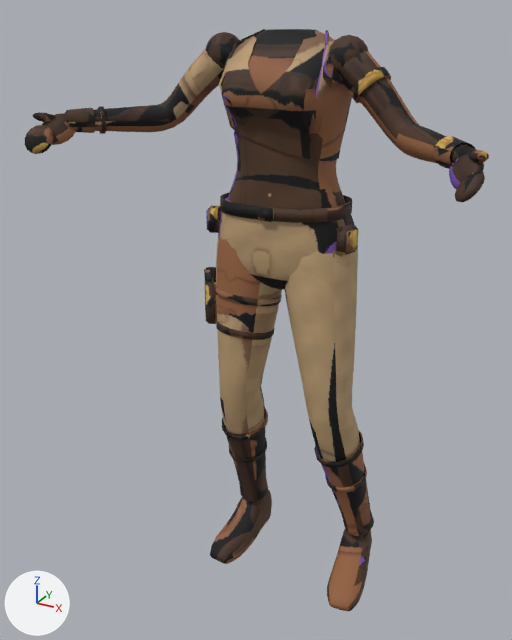
Two versions of the glTF model public/models/cuerpo-sheva-f.glb, one commit apart.
Camera for both pictures: a 50 mm lens placed at (0.742, -1.406, 1.465), pointed at (-0.033, 0.003, 0.76). Every picture has the same lights, and +X, +Y and +Z are marked at lower left. The older version comes first. Where no turn or scale is listed for an object, it has been applied to the vertices. Vertices at exactly the same position are counted once.

Names of what the first picture shows: 'char1'.
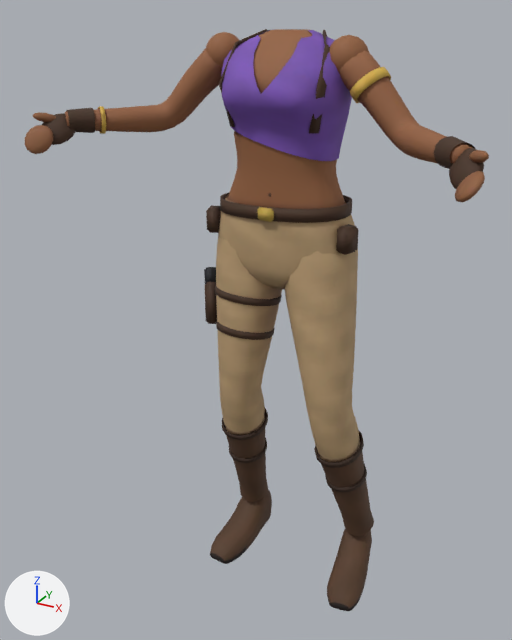
Scene script edits in JSON lines:
```json
{"block": "me_cuerpo_sheva", "where": "# used by ob_char1; location = (0.0, 0.0, 0.0)"}
{"op": "remove", "block": "me_cuerpo_sheva", "code": "me_cuerpo_sheva.from_pydata(...)  # 3735 vertices, 7000 faces; spans x -0.516..0.512, y -0.237..0.228, z 0.0..1.422"}
{"op": "add", "block": "me_cuerpo_sheva", "code": "me_cuerpo_sheva.from_pydata(...)  # 3727 vertices, 7000 faces; spans x -0.516..0.512, y -0.237..0.228, z 0.0..1.422"}
{"block": "me_cuerpo_sheva", "change": "me_cuerpo_sheva part 1: 36 vertices moved from x -0.154..0.487, y -0.235..0.17, z 0.758..1.422 to x -0.156..0.488, y -0.235..0.169, z 0.781..1.422; 194 vertices removed from x -0.508..0.502, y -0.233..0.185, z 0.365..1.422; 187 vertices added at x -0.503..0.462, y -0.222..0.185, z 0.341..1.422"}
{"block": "me_cuerpo_sheva", "change": "me_cuerpo_sheva part 2: 1 vertex moved from x 0.185, y 0.073, z 0.226 to x 0.19, y 0.08, z 0.204; 7 vertices removed from x 0.192..0.23, y 0.037..0.125, z 0.012..0.527; 7 vertices added at x 0.198..0.226, y 0.021..0.116, z 0.203..0.526"}
{"block": "me_cuerpo_sheva", "change": "me_cuerpo_sheva part 3: 6068 kept faces spanning x -0.516..0.512, y -0.237..0.228, z 0.0..1.422 get new texture (UV) coordinates"}
{"block": "me_cuerpo_sheva", "change": "other edits to the shape of me_cuerpo_sheva do not show in these pictures"}
```

Location of each change, [x1, y1, x2, y2] in pixels of the pictures (512 x 640 px; the box of a moved part takes in the faces that stretch with it):
```json
{"part": 1, "of": "me_cuerpo_sheva", "change": "moved or reshaped", "before": [25, 29, 477, 420], "after": [25, 29, 476, 420]}
{"part": 2, "of": "me_cuerpo_sheva", "change": "moved or reshaped", "before": [317, 411, 361, 524], "after": [317, 413, 361, 524]}
{"part": 3, "of": "me_cuerpo_sheva", "change": "surface changed", "before": [25, 32, 489, 611], "after": [25, 32, 489, 611]}
```
